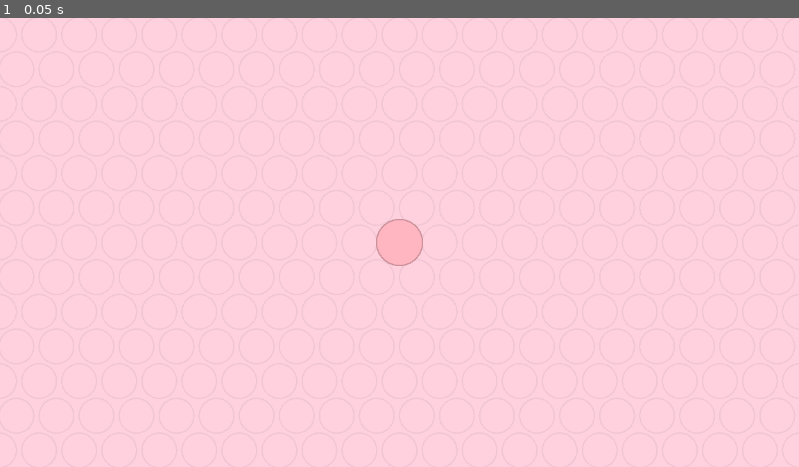
Above: before the commit, frame 1.
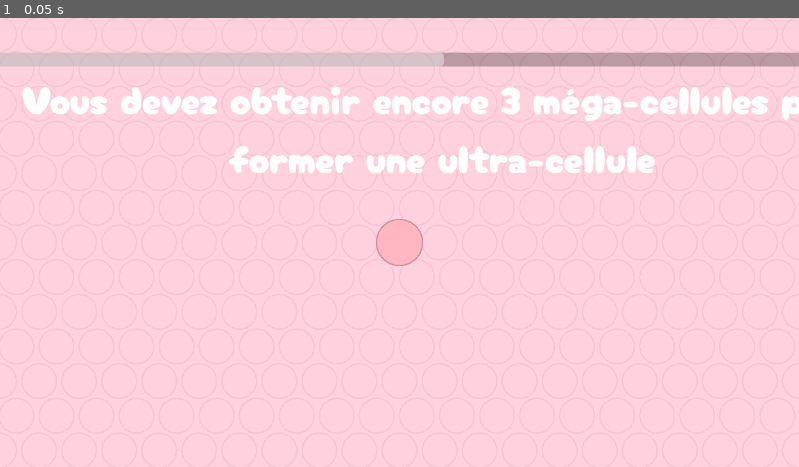
Above: after the commit, the same moment.

Repository: JungoQuentin/Doom2
Game: Godot game, scene res://main.tscn
Same seed, same stepped clock (60 frames per second), same inputs: the game is played once before the commit and once after it. Before the commit the project starts from res://node_2d.tscn.
Inputs:
- Up to frame 1 (0.05 s): no input

The runs differ from the first frame. In frame 1, 7.0% of the frame differs, in the area x 0-100%, y 7-35%.

Commit message:
feat: add ui basis
.

Diff:
--- a/main.tscn
+++ b/main.tscn
@@ -1,8 +1,63 @@
-[gd_scene format=3 uid="uid://dhj1rjgqrc2gj"]
+[gd_scene load_steps=5 format=3 uid="uid://dhj1rjgqrc2gj"]
+
+[ext_resource type="PackedScene" uid="uid://bvot1qpsbbms6" path="res://node_2d.tscn" id="1_ig7tw"]
+[ext_resource type="FontFile" uid="uid://c2evp0lb2lg4v" path="res://assets/fonts/CherryBombOne-Regular.ttf" id="2_0xm2m"]
 
 [node name="Node2D" type="Node2D"]
 
-[node name="Label" type="Label" parent="."]
-offset_right = 40.0
-offset_bottom = 23.0
-text = "C'est Doom 2 en fait"
+[node name="Node2D" parent="." instance=ExtResource("1_ig7tw")]
+
+[node name="CanvasLayer" type="CanvasLayer" parent="."]
+
+[node name="MarginContainer" type="MarginContainer" parent="CanvasLayer"]
+anchors_preset = 10
+anchor_right = 1.0
+offset_bottom = 313.0
+grow_horizontal = 2
+theme_override_constants/margin_left = 50
+theme_override_constants/margin_top = 50
+theme_override_constants/margin_right = 50
+
+[node name="HBoxContainer" type="HBoxContainer" parent="CanvasLayer/MarginContainer"]
+layout_mode = 2
+theme_override_constants/separation = 200
+alignment = 1
+
+[node name="CenterContainer2" type="MarginContainer" parent="CanvasLayer/MarginContainer/HBoxContainer"]
+layout_mode = 2
+size_flags_horizontal = 3
+
+[node name="TotalCells" type="Label" parent="CanvasLayer/MarginContainer/HBoxContainer/CenterContainer2"]
+layout_mode = 2
+size_flags_horizontal = 3
+theme_override_fonts/font = ExtResource("2_0xm2m")
+theme_override_font_sizes/font_size = 72
+text = "2048"
+
+[node name="VBoxContainer" type="VBoxContainer" parent="CanvasLayer/MarginContainer/HBoxContainer"]
+layout_mode = 2
+size_flags_horizontal = 3
+
+[node name="ProgressBar" type="ProgressBar" parent="CanvasLayer/MarginContainer/HBoxContainer/VBoxContainer"]
+custom_minimum_size = Vector2(0, 20)
+layout_mode = 2
+value = 50.0
+show_percentage = false
+
+[node name="CurrentGoal" type="Label" parent="CanvasLayer/MarginContainer/HBoxContainer/VBoxContainer"]
+custom_minimum_size = Vector2(1300, 0)
+layout_mode = 2
+theme_override_fonts/font = ExtResource("2_0xm2m")
+theme_override_font_sizes/font_size = 56
+text = "Vous devez obtenir encore 3 méga-cellules pour former une ultra-cellule"
+horizontal_alignment = 1
+autowrap_mode = 2
+
+[node name="CenterContainer" type="MarginContainer" parent="CanvasLayer/MarginContainer/HBoxContainer"]
+layout_mode = 2
+size_flags_horizontal = 3
+
+[node name="Button" type="Button" parent="CanvasLayer/MarginContainer/HBoxContainer/CenterContainer"]
+layout_mode = 2
+size_flags_horizontal = 3
+text = "Reset"
--- a/project.godot
+++ b/project.godot
@@ -11,7 +11,7 @@
 [application]
 
 config/name="Doom2"
-run/main_scene="uid://bvot1qpsbbms6"
+run/main_scene="uid://dhj1rjgqrc2gj"
 config/features=PackedStringArray("4.4", "Mobile")
 config/icon="res://icon.svg"
 
Binary file added: assets/fonts/CherryBombOne-Regular.ttf
Not shown, added: assets/fonts/CherryBombOne-Regular.ttf.import
